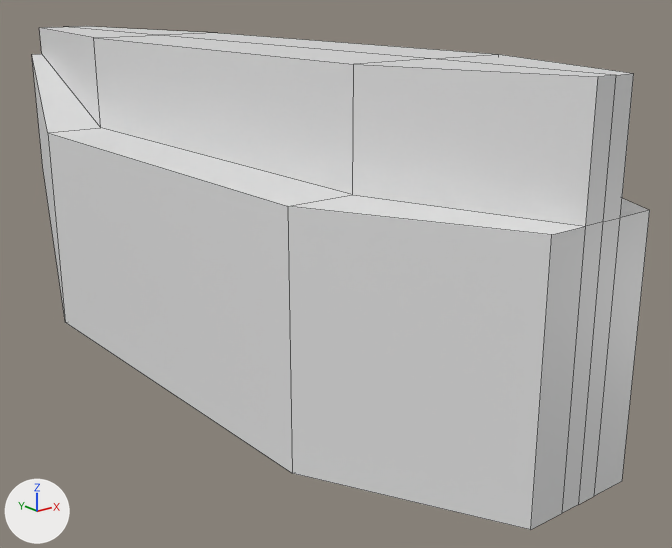
One commit to the Blender file aries.blend: the scene before it, then after it.
Rendered twice from a 50 mm camera at (-2.38, -3.43, 1.7) aimed at (0.26, -0.13, 0.38). The lights are fixed; the arrows at lower left show +X, +Y and +Z. Mesh edges are drawn as thin lines.
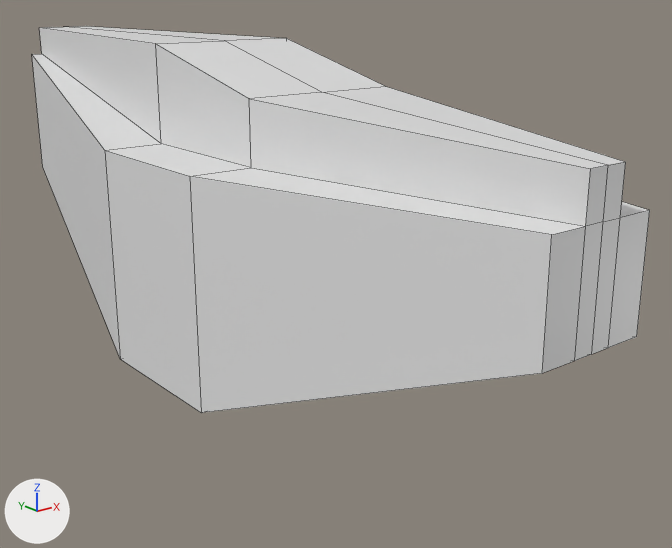
Boxes (x1, y1, x2, y2) around the edits, measured in the pictures (672 x 548 px; the box of a moved part takes in the faces that stretch with it):
'Cube', reshaped (23% shorter)
    before: (32, 26, 650, 530)
    after: (32, 26, 650, 413)
part 1 of me_cube, moved or reshaped
    before: (32, 26, 208, 318)
    after: (32, 26, 281, 357)
part 2 of me_cube, moved or reshaped
    before: (586, 73, 634, 226)
    after: (586, 162, 626, 226)
part 3 of me_cube, moved or reshaped
    before: (288, 206, 650, 530)
    after: (190, 176, 650, 413)
part 4 of me_cube, moved or reshaped
    before: (94, 33, 633, 226)
    after: (156, 38, 625, 226)
part 5 of me_cube, moved or reshaped
    before: (48, 128, 649, 473)
    after: (105, 144, 649, 412)

The change in detail:
me_cube has 30 vertices, 24 faces and spans x -0.63..0.0, y -1.78..2.2, z 0.02..1.44.
me_cube is used by ob_cube; location (0.0, 0.0, 0.0).
me_cube part 1: all 7 vertices in x -0.63..0.0, y 1.0, z 0.02..1.44 are moved by (0.0, -0.63, 0.0).
me_cube part 2: all 2 vertices in x -0.09..0.0, y -1.78, z 1.44 are moved by (0.0, 0.0, -0.27).
me_cube part 3: all 3 vertices in x -0.25..0.0, y -1.78, z 0.02 are moved by (0.0, 0.0, 0.55).
me_cube part 4: all 2 vertices in x -0.36..0.0, y -1.0, z 1.44 are moved by (0.0, 0.63, -0.17).
me_cube part 5: all 5 vertices in x -0.63..0.0, y -1.0, z 0.02..1.0 are moved by (0.0, 0.63, 0.0).
